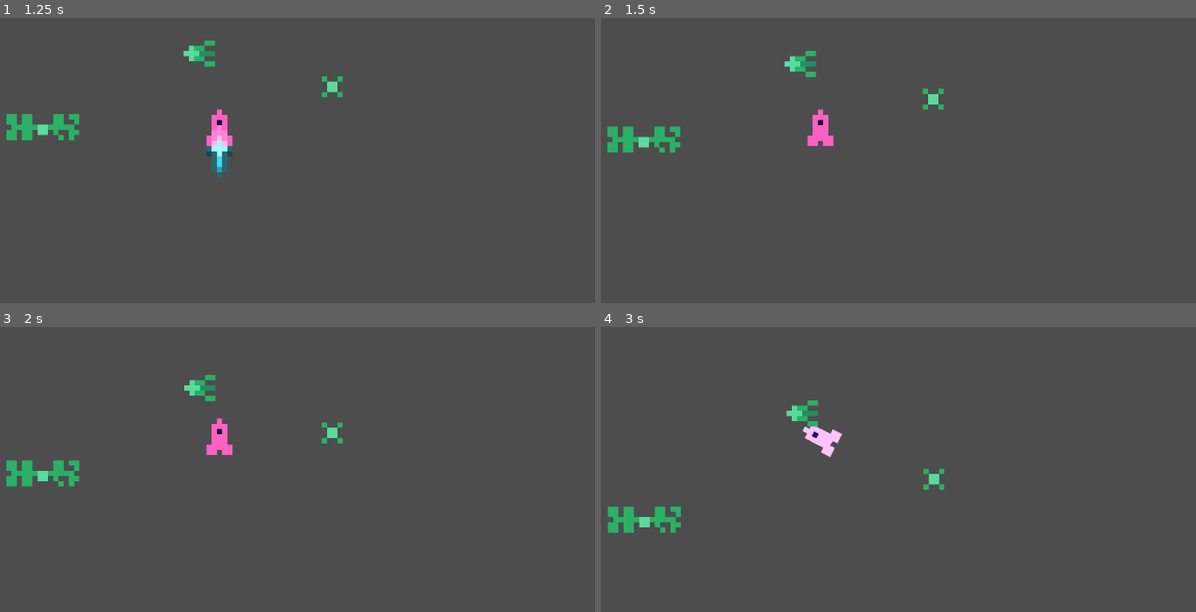
Above: before the commit, frames 1-4 (two rows, left to right).
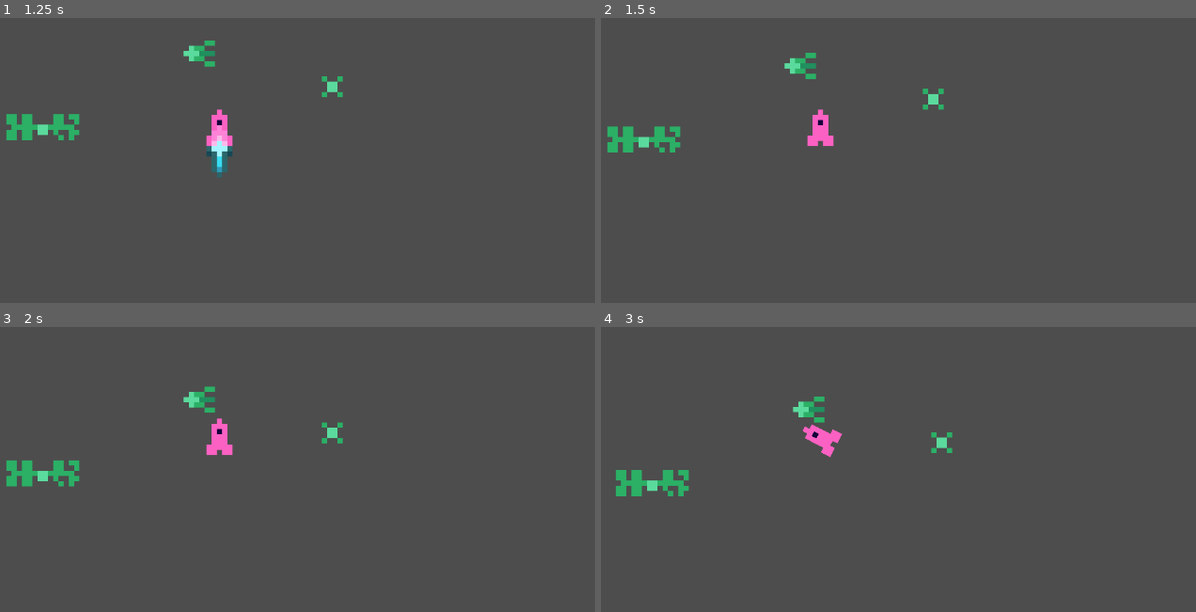
Above: after the commit, the same moments.

Repository: Salkin-Niklas/exgat
Game: Godot game, scene res://scenes/testing.tscn
Two runs of this game, one before a commit and one after it. Both use one fixed random seed, a clock stepped at 60 frames per second and the inputs below. This scene is started directly instead of the project's main scene.
Inputs:
- Up to frame 1 (1.25 s): tap Enter at 0.5 s; hold W (Boost) from 0.53 s (still down)
- Up to frame 2 (1.5 s): release W (Boost) at 1.28 s; tap Space (TractorBeam) at 1.35 s
- Up to frame 3 (2 s): no input
- Up to frame 4 (3 s): hold A (TurnL) 2.03-2.78 s; tap D (TurnR) at 2.85 s

Frame 1 is identical in both runs. In frame 2, 0.2% of the frame differs, in the area x 30-37%, y 11-22%; in frame 3, 0.4%; in frame 4, 2.4%, in the area x 1-60%, y 24-73%.
Error before the commit: Cannot call method 'get_point_count' on a null value. (res://scripts/player.gd:93)
Error after the commit: Cannot call method 'get_point_count' on a null value. (res://scripts/player.gd:96)

Commit message:
UPDATE: tractor beam

Diff:
--- a/scenes/player.tscn
+++ b/scenes/player.tscn
@@ -107,17 +107,18 @@
 
 [node name="Tractor" type="Area2D" parent="."]
 visible = false
+scale = Vector2(1.4, 1.4)
 monitoring = false
 monitorable = false
 
 [node name="CollisionShape2D" type="CollisionPolygon2D" parent="Tractor"]
-position = Vector2(-4, -113)
-polygon = PackedVector2Array(0.91784, 81.482864, -33.08216, 3.4828644, -35.08216, -10.517136, -33.08216, -26.517136, -26.08216, -38.517136, -14.08216, -48.517136, -2.08216, -52.517136, 4.91784, -52.517136, 11.917839, -52.517136, 24.91784, -49.517136, 35.91784, -39.517136, 43.91784, -26.517136, 47, -11, 45, 3, 4.91784, 81.482864)
+position = Vector2(0, -113)
+polygon = PackedVector2Array(-7, 92, -40, 3, -43, -10, -40, -26, -33, -38, -20, -48, -7, -53, 0, -54, 7, -53, 20, -48, 33, -38, 40, -26, 43, -10, 40, 3, 7, 92)
 
 [node name="CollisionShape2D2" type="Polygon2D" parent="Tractor"]
-position = Vector2(-4, -113)
+position = Vector2(0, -113)
 color = Color(0, 1, 0.19215687, 0.30980393)
-polygon = PackedVector2Array(0.91784, 81.482864, -33.08216, 3.4828644, -35.08216, -10.517136, -33.08216, -26.517136, -26.08216, -38.517136, -14.08216, -48.517136, -2.08216, -52.517136, 4.91784, -52.517136, 11.917839, -52.517136, 24.91784, -49.517136, 35.91784, -39.517136, 43.91784, -26.517136, 47, -11, 45, 3, 4.91784, 81.482864)
+polygon = PackedVector2Array(-7, 92, -40, 3, -43, -10, -40, -26, -33, -38, -20, -48, -7, -53, 0, -54, 7, -53, 20, -48, 33, -38, 40, -26, 43, -10, 40, 3, 7, 92)
 
 [node name="AnimatedSprite2D" type="AnimatedSprite2D" parent="Tractor"]
 visible = false
--- a/scripts/player.gd
+++ b/scripts/player.gd
@@ -80,12 +80,15 @@
 		$Tractor.hide()
 	if $Tractor.monitoring == true:
 		for d in trapped_debris:
+			if d.trapped: continue
 			var force: Vector2 = Vector2(0,0)
-			force -= (d.global_position-(global_position+Vector2(0,-85).rotated(rotation)))*10
+			force -= (d.global_position-(global_position+Vector2(0,-130).rotated(rotation)))*100
 			force -= (d.linear_velocity-velocity)*100
-			#print(d.linear_velocity)
+			if base.ends_with("R"):
+				force += Vector2(200,0).rotated(rotation)
+			elif base.ends_with("L"):
+				force += Vector2(-200,0).rotated(rotation)
 			d.apply_central_force(force)
-		#print(velocity)
 
 	var trail_pos   = to_global(Vector2(18,25))
 	var trail_pos_2 = to_global(Vector2(-18,25))
